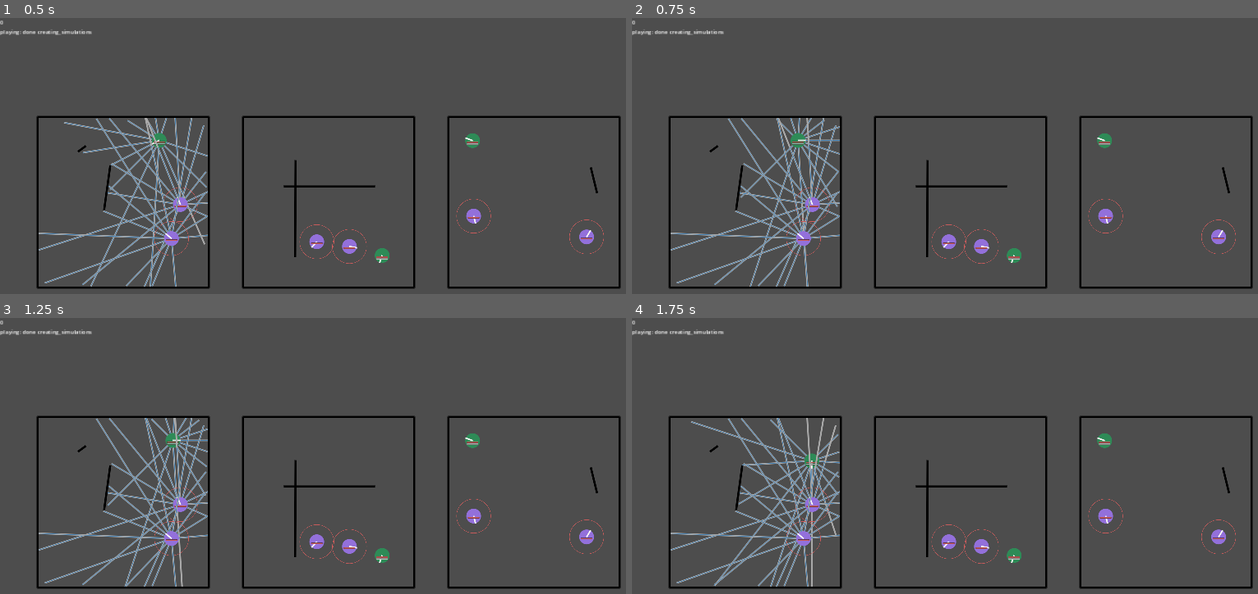
Above: before the commit, frames 1-4 (two rows, left to right).
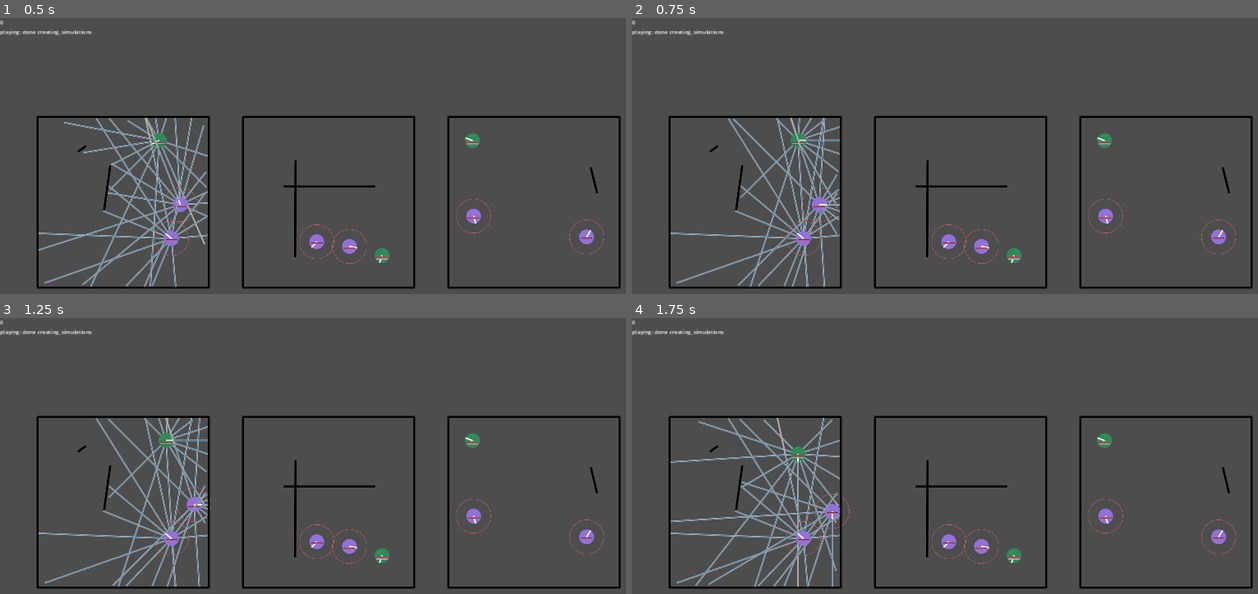
Above: after the commit, the same moments.

Repository: stokatyan/godot-ai
Game: Godot game, scene res://ZombieGame/ZEnv.tscn
Same seed, same stepped clock (60 frames per second), same inputs: the game is played once before the commit and once after it.
Inputs:
- Up to frame 1 (0.5 s): no input
- Up to frame 2 (0.75 s): tap Enter at 0.5 s; hold D from 0.53 s (still down); hold Ctrl from 0.53 s (still down)
- Up to frame 3 (1.25 s): keep holding D; keep holding Ctrl; tap Space at 0.77 s
- Up to frame 4 (1.75 s): tap Space at 1.25, 1.52 s; release D at 1.28 s; release Ctrl at 1.28 s; hold S from 1.28 s (still down); tap Ctrl at 1.35 s

Frame 1 is identical in both runs. In frame 2, 1.5% of the frame differs, in the area x 6-34%, y 36-98%; in frame 3, 2.6%; in frame 4, 3.3%, in the area x 6-35%, y 36-98%.

Commit message:
Use line of sight for determining attack from zombie

Diff:
--- a/godot-ai-client/ZombieGame/ZEnv.gd
+++ b/godot-ai-client/ZombieGame/ZEnv.gd
@@ -55,6 +55,8 @@
 		if Input.is_key_pressed(KEY_SPACE):
 			shoot = 1.0
 			apply_move = true
+	if Input.is_key_pressed(KEY_CTRL):
+		agent_index = 1
 
 	if apply_move and !_ai_runner._initial_simulations.is_empty():
 		var action: Array[float] = [move_vector.x, move_vector.y, rotation/PI]
--- a/godot-ai-client/ZombieGame/ZSimulation.gd
+++ b/godot-ai-client/ZombieGame/ZSimulation.gd
@@ -337,7 +337,9 @@
 
 	agent.step_did_elapse()
 
-	if agent._position.distance_to(_agents[0]._position) < agent._attack_range + _agents[0]._radius:
+	var normalized_attack_distance = (agent._attack_range + _agents[0]._radius) / agent.max_vision_distance
+
+	if agent_obs[1 + agent.get_vision_angles().size()] < normalized_attack_distance:
 		_agents[0].did_get_hit(agent._attack_damage)
 
 	agent.set_transform(agent._position + motion_vector * motion_magnitude, rotation)
Not shown, changed: godot-ai-client/checkpoints/Soldier.pt
Not shown, changed: godot-ai-client/checkpoints/Zombie.pt
